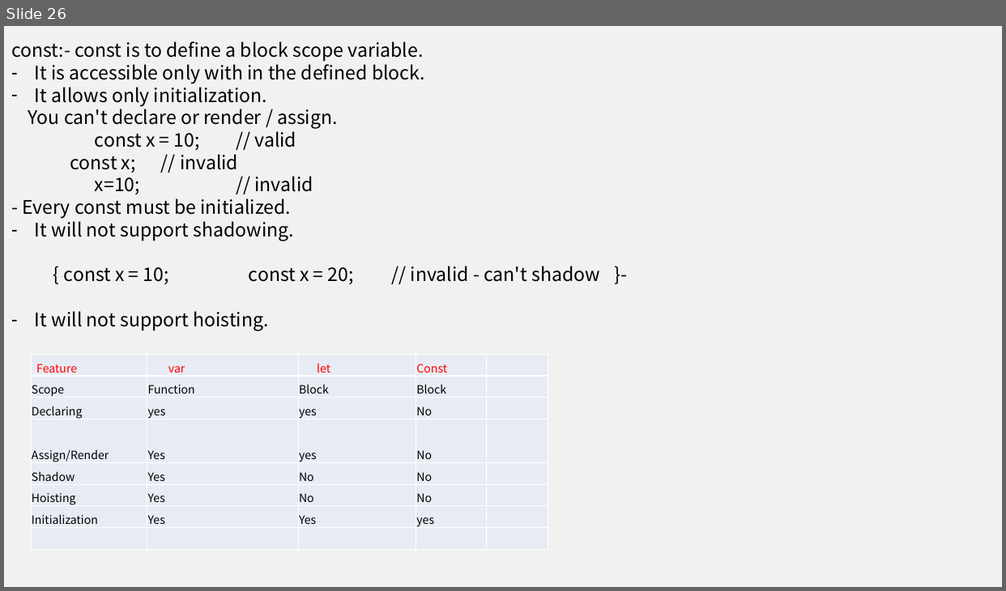
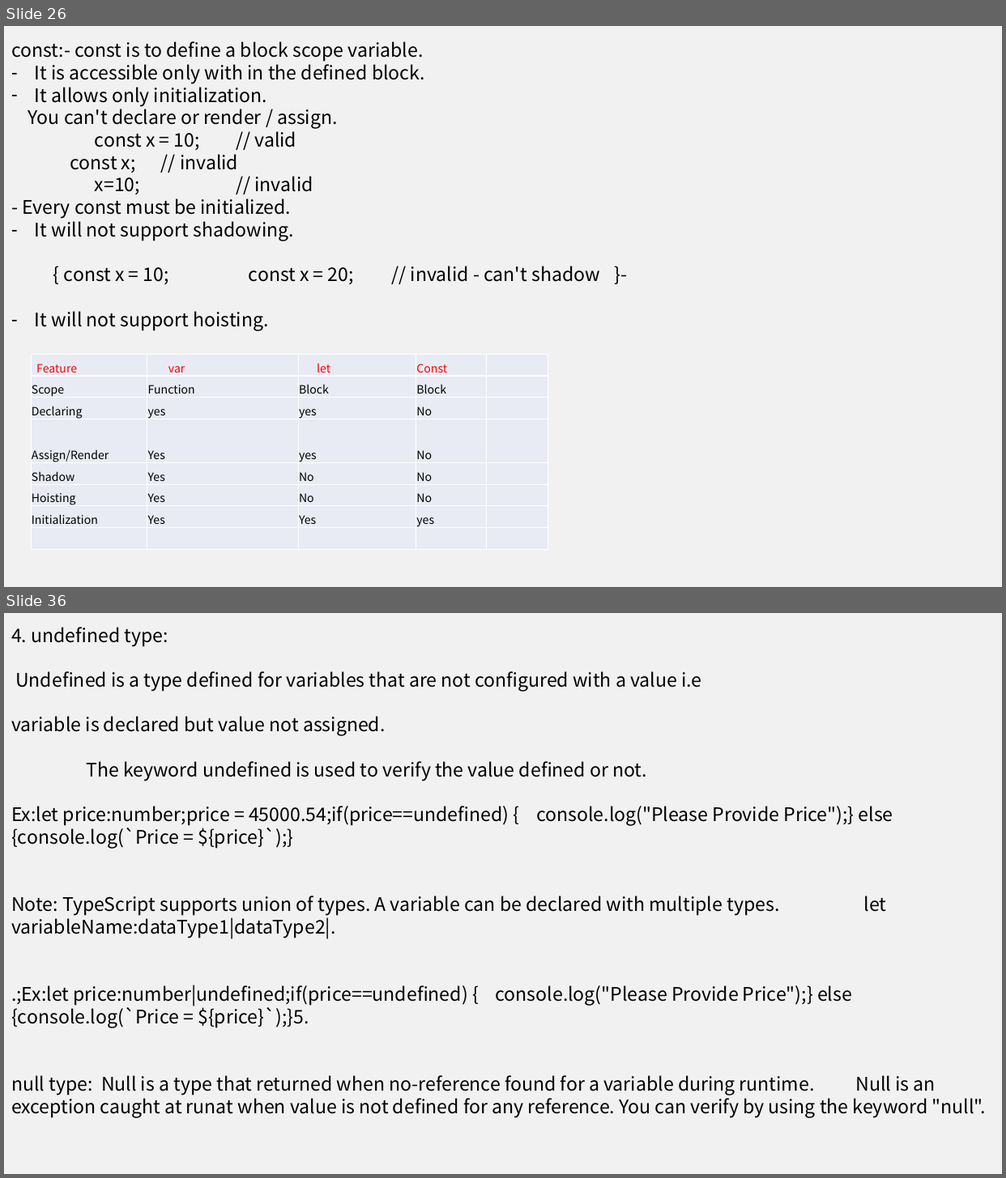
Before and after one commit to vamsisandeep143/AngularCodebaseFebbatch, a slide deck: Angular Training 1.pptx. Shown one above the other, each under a label of ours: slide 26 before the commit, slides 26 and 36 after it; the slides between them are not shown. The pictures are 1006x591 and 1006x1178 pixels, drawn with LibreOffice and Linux fonts; fonts in the diff are those of the drawing. Boxes give left, top, right and bottom in pixels: in the first picture for what was removed or moved away, otherwise in the second. Text is boxed around its words. In the diff, an @@ line names an element or a change of style, - is before the commit and + after.

```diff
--- a/Angular Training 1.pptx
+++ b/Angular Training 1.pptx
@@ slide 36 added at [4,613,1002,1174], background #F2F1F1 @@
@@ text added at [11,627,987,1118], 18 pt, text #000000 @@
+4. undefined type:
+Undefined is a type defined for variables that are not configured with a value i.e
+variable is declared but value not assigned.
+The keyword undefined is used to verify the value defined or not.
+Ex:let price:number;price = 45000.54;if(price==undefined) { console.log("Please Provide Price");} else {console.log(`Price = ${price}`);}
+Note: TypeScript supports union of types. A variable can be declared with multiple types. let variableName:dataType1|dataType2|.
+.;Ex:let price:number|undefined;if(price==undefined) { console.log("Please Provide Price");} else {console.log(`Price = ${price}`);}5.
+null type: Null is a type that returned when no-reference found for a variable during runtime. Null is an exception caught at runat when value is not defined for any reference. You can verify by using the keyword "null".
```
Also in this commit, not shown: 1 slide changed, 9 other slides added.
